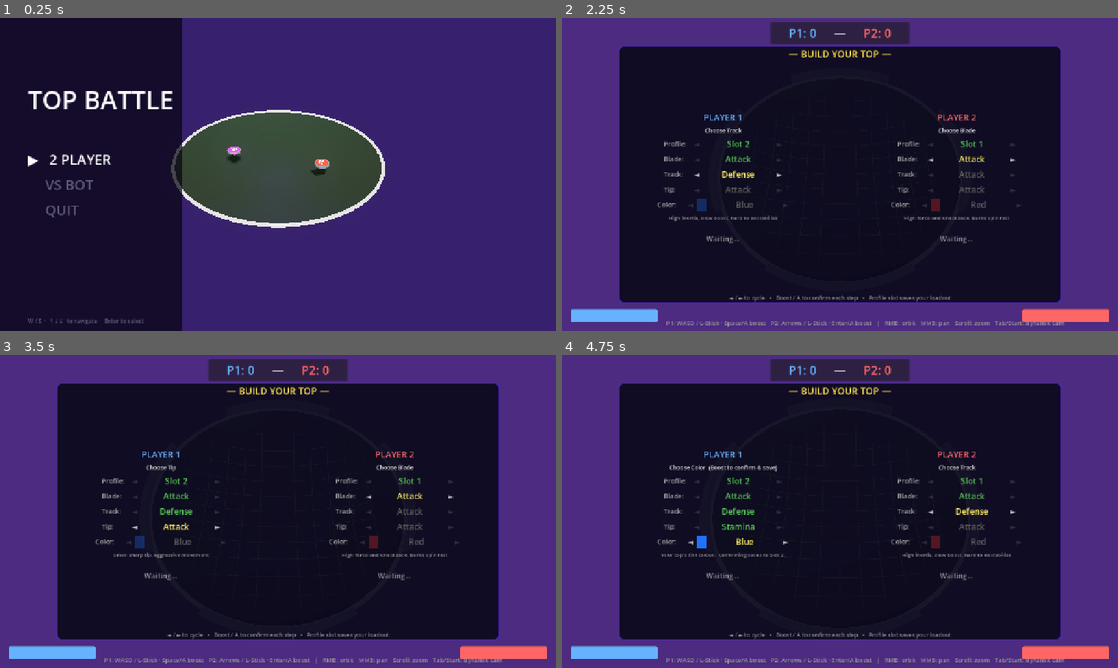
Above: before the commit, frames 1-4 (two rows, left to right).
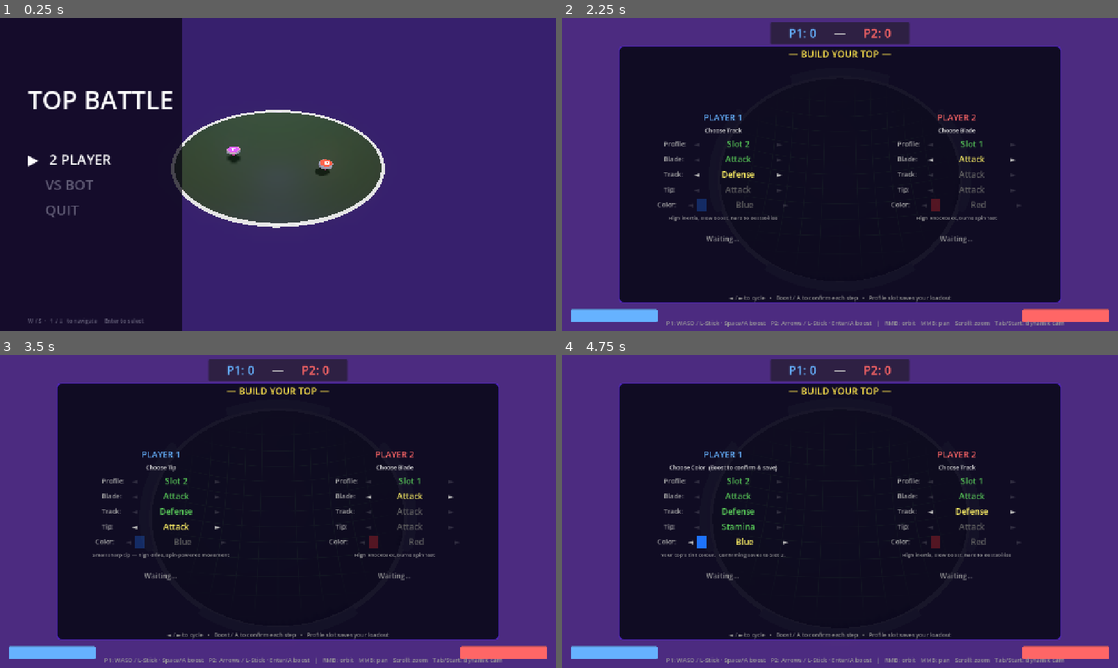
Above: after the commit, the same moments.

Repository: loubertavious/TopBattle
Game: Godot game, scene res://scenes/menu.tscn
Same seed, same stepped clock (60 frames per second), same inputs: the game is played once before the commit and once after it.
Inputs (mouse positions are in pixels of both pictures, inside the frame that each line leads up to):
- Up to frame 1 (0.25 s): no input
- Up to frame 2 (2.25 s): tap Enter (p2_boost) at 0.5, 2 s; move the mouse to (962, 158) at 0.52 s; hold D (p1_right) 0.53-1.25 s; tap Space (p1_boost) at 0.6, 1.25 s; click (962, 158) at 0.67 s; drag from (728, 190) to (812, 237) at 1.27 s; move the mouse to (895, 105) at 2.02 s; hold D (p1_right) from 2.03 s (still down); tap Down (p2_down) at 2.1 s
- Up to frame 3 (3.5 s): release D (p1_right) at 2.75 s; tap Space (p1_boost) at 2.75 s; drag from (250, 574) to (111, 464) at 2.77 s
- Up to frame 4 (4.75 s): tap Enter (p2_boost) at 3.5 s; move the mouse to (1006, 558) at 3.52 s; hold A (p1_left) 3.53-4.25 s; tap Right (p2_right) at 3.6 s; tap Space (p1_boost) at 4.25 s; drag from (673, 464) to (756, 433) at 4.27 s

The runs differ from the first frame. In frame 1, 0.2% of the frame differs, in the area x 30-70%, y 29-68%; in frame 2, 0.1%; in frame 3, 0.3%, in the area x 16-81%, y 63-65%; in frame 4, nothing differs.

Commit message:
Sync all changes from session: color profiles, bot part select, wobble fix, spin-relative inertia/drive, move_force moved to TipData

Diff:
--- a/scripts/top.gd
+++ b/scripts/top.gd
@@ -12,7 +12,6 @@
 	var display_name:    String
 	var desc:            String
 	var disc_sides:      int     # polygon sides on the fusion wheel
-	var move_force:      float   # lateral push force
 	var angular_damp:    float   # spin decay rate
 	var blade_thickness: float   # height of outer ring
 	var blade_radius:    float   # radius of outer ring
@@ -42,6 +41,7 @@
 	var tip_radius:   float   # contact sphere radius
 	var tip_y:        float   # vertical position of tip sphere
 	var tip_color:    Color   # colour of shaft, barrel, and sphere
+	var move_force:   float   # lateral drive force (scales with spin speed)
 
 
 # ── Part registries ────────────────────────────────────────────────────────────
@@ -60,9 +60,9 @@
 	# ── Attack ────────────────────────────────────────────────────────────────
 	d = BladeData.new()
 	d.display_name    = "Attack"
-	d.desc            = "High force and knockback, burns spin fast"
+	d.desc            = "High knockback, burns spin fast"
 	d.disc_sides      = 16;    d.disc_radius    = 0.45
-	d.move_force      = 24.0;  d.angular_damp   = 0.10
+	d.angular_damp    = 0.10
 	d.blade_thickness = 0.17;  d.blade_radius   = 0.45;  d.blade_y = 0.05
 	d.knockback       = 5.2;   d.ring_kb_mult   = 1.8
 	t.append(d)
@@ -72,7 +72,7 @@
 	d.display_name    = "Defense"
 	d.desc            = "Heavy rim, low knockback, hard to move"
 	d.disc_sides      = 16;    d.disc_radius    = 0.45
-	d.move_force      = 8.0;   d.angular_damp   = 0.03
+	d.angular_damp    = 0.03
 	d.blade_thickness = 0.21;  d.blade_radius   = 0.45;  d.blade_y = 0.03
 	d.knockback       = 0.7;   d.ring_kb_mult   = 1.2
 	t.append(d)
@@ -82,7 +82,7 @@
 	d.display_name    = "Stamina"
 	d.desc            = "Minimal drag, prioritises spin retention"
 	d.disc_sides      = 16;    d.disc_radius    = 0.45
-	d.move_force      = 10.0;  d.angular_damp   = 0.02
+	d.angular_damp    = 0.02
 	d.blade_thickness = 0.11;  d.blade_radius   = 0.45;  d.blade_y = 0.08
 	d.knockback       = 0.5;   d.ring_kb_mult   = 1.5
 	t.append(d)
@@ -98,8 +98,8 @@
 	d = TrackData.new()
 	d.display_name   = "Attack"
 	d.desc           = "Strong gyro, quick boost, low inertia"
-	d.inertia_spin   = 0.28;  d.inertia_tilt  = 0.10
-	d.gyro_strength  = 1.2
+	d.inertia_spin   = 0.28;  d.inertia_tilt  = 0.22
+	d.gyro_strength  = 1.4
 	d.boost_amount   = 14.0;  d.boost_cooldown = 3.0
 	d.ring_y         = -0.02;  d.ring_radius = 0.27
 	d.ring_color     = Color(0.90, 0.22, 0.12)   # fiery red-orange
@@ -110,8 +110,8 @@
 	d = TrackData.new()
 	d.display_name   = "Defense"
 	d.desc           = "High inertia, slow boost, hard to destabilise"
-	d.inertia_spin   = 0.72;  d.inertia_tilt  = 0.07
-	d.gyro_strength  = 0.8
+	d.inertia_spin   = 0.72;  d.inertia_tilt  = 0.30
+	d.gyro_strength  = 1.0
 	d.boost_amount   = 8.0;   d.boost_cooldown = 4.0
 	d.ring_y         = -0.02;  d.ring_radius = 0.18
 	d.ring_color     = Color(0.18, 0.48, 0.90)   # steel blue
@@ -122,8 +122,8 @@
 	d = TrackData.new()
 	d.display_name   = "Stamina"
 	d.desc           = "Very high inertia, efficient boost"
-	d.inertia_spin   = 0.60;  d.inertia_tilt  = 0.08
-	d.gyro_strength  = 1.0
+	d.inertia_spin   = 0.60;  d.inertia_tilt  = 0.26
+	d.gyro_strength  = 1.1
 	d.boost_amount   = 10.0;  d.boost_cooldown = 3.5
 	d.ring_y         = -0.02
 	d.ring_radius    = 0.39
@@ -141,25 +141,28 @@
 	# ── Attack ────────────────────────────────────────────────────────────────
 	d = TipData.new()
 	d.display_name = "Attack"
-	d.desc         = "Small sharp tip, aggressive movement"
+	d.desc         = "Small sharp tip — high drive, spin-powered movement"
 	d.tip_radius   = 0.08;  d.tip_y = -0.23
 	d.tip_color    = Color(0.698, 0.092, 0.14)
+	d.move_force   = 26.0   # aggressive — full power at high spin
 	t.append(d)
 
 	# ── Defense ───────────────────────────────────────────────────────────────
 	d = TipData.new()
 	d.display_name = "Defense"
-	d.desc         = "Wide flat tip, stable and hard to knock over"
-	d.tip_radius   = 0.1;  d.tip_y = -0.23
+	d.desc         = "Wide flat tip — low drive, planted and hard to steer"
+	d.tip_radius   = 0.1;   d.tip_y = -0.23
 	d.tip_color    = Color(0.614, 0.177, 0.459, 1.0)
+	d.move_force   = 8.0    # sluggish — prioritises staying put
 	t.append(d)
 
 	# ── Stamina ───────────────────────────────────────────────────────────────
 	d = TipData.new()
 	d.display_name = "Stamina"
-	d.desc         = "Tiny precision tip, minimal floor friction"
+	d.desc         = "Tiny precision tip — efficient drive, minimal friction"
 	d.tip_radius   = 0.07;  d.tip_y = -0.22
 	d.tip_color    = Color(0.104, 0.34, 0.0, 1.0)
+	d.move_force   = 14.0   # controlled — smooth spin-relative movement
 	t.append(d)
 
 	return t
@@ -253,12 +256,32 @@
 func _physics_process(delta: float) -> void:
 	current_spin = angular_velocity.length()
 
-	# Gyroscopic stabilisation — uses Track gyro_strength.
-	var tr        := _track()
+	var tr := _track()
+
+	# ── Spin-relative tilt inertia ─────────────────────────────────────────────
+	# A real gyroscope resists tilting in proportion to its angular momentum.
+	# spin_t = 0 at death threshold, 1 at full speed.
+	# inertia_tilt scales from 40 % (wobbly, almost dead) up to 100 % (full spin).
+	var spin_t      := clampf((current_spin - death_spin_threshold) /
+	                          (initial_spin  - death_spin_threshold), 0.0, 1.0)
+	var live_tilt   := tr.inertia_tilt * (0.40 + 0.60 * spin_t)
+	inertia = Vector3(live_tilt, tr.inertia_spin, live_tilt)
+
+	# ── Gyroscopic stabilisation ───────────────────────────────────────────────
+	# Restoring torque proportional to tilt angle × current spin × gyro_strength.
 	var tilt_axis := basis.y.cross(Vector3.UP)
 	if tilt_axis.length_squared() > 1e-4:
 		var tilt_angle := basis.y.angle_to(Vector3.UP)
 		apply_torque(tilt_axis.normalized() * tilt_angle * current_spin * tr.gyro_strength)
+
+	# ── Wobble damping ─────────────────────────────────────────────────────────
+	# The gyro acts like a spring — without damping, tilt oscillates forever.
+	# We separate angular velocity into spin (world UP) and tilt (perpendicular),
+	# then damp only tilt. Damping also fades with spin so dying tops wobble visibly.
+	var spin_part   := Vector3.UP * angular_velocity.dot(Vector3.UP)
+	var wobble_part := angular_velocity - spin_part
+	var wobble_damp := tr.gyro_strength * 4.5 * spin_t   # weakens as top slows
+	angular_velocity -= wobble_part * clampf(wobble_damp * delta, 0.0, 0.45)
 
 	if not is_alive:
 		return
@@ -283,7 +306,7 @@
 
 
 func _handle_input() -> void:
-	var bd := _blade()
+	var tp := _tip()
 	var tr := _track()
 	var move_dir      := Vector2.ZERO
 	var boost_pressed := false
@@ -304,7 +327,13 @@
 				boost_pressed = Input.is_action_just_pressed("p2_boost")
 
 	if move_dir.length_squared() > 0.01:
-		apply_central_force(Vector3(move_dir.x, 0.0, move_dir.y).normalized() * bd.move_force)
+		# Drive force scales with spin — a fast top has more gyroscopic drive.
+		# spin_t: 0 at death threshold, 1 at full speed. Floor at 0.2 so the
+		# player retains minimal control even as the top is dying.
+		var spin_t       := clampf((current_spin - death_spin_threshold) /
+		                           (initial_spin  - death_spin_threshold), 0.0, 1.0)
+		var drive        := tp.move_force * (0.2 + 0.8 * spin_t)
+		apply_central_force(Vector3(move_dir.x, 0.0, move_dir.y).normalized() * drive)
 
 	if boost_pressed and _boost_cooldown <= 0.0:
 		var deficit := initial_spin - angular_velocity.dot(basis.y)
